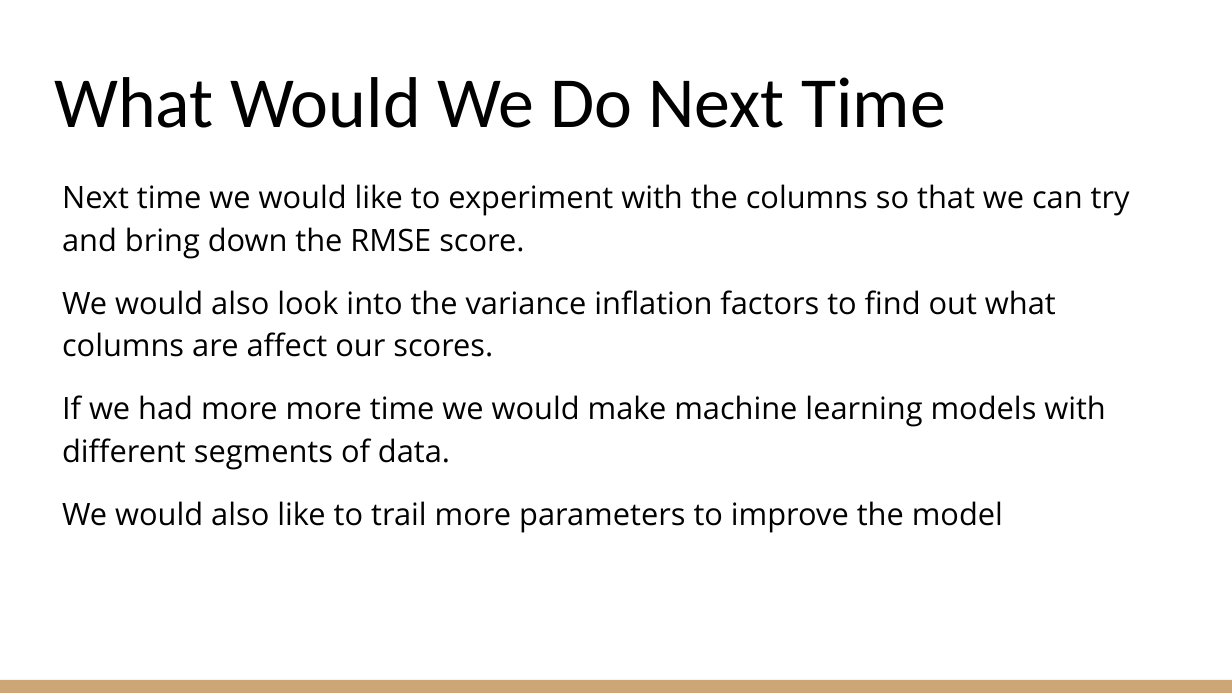
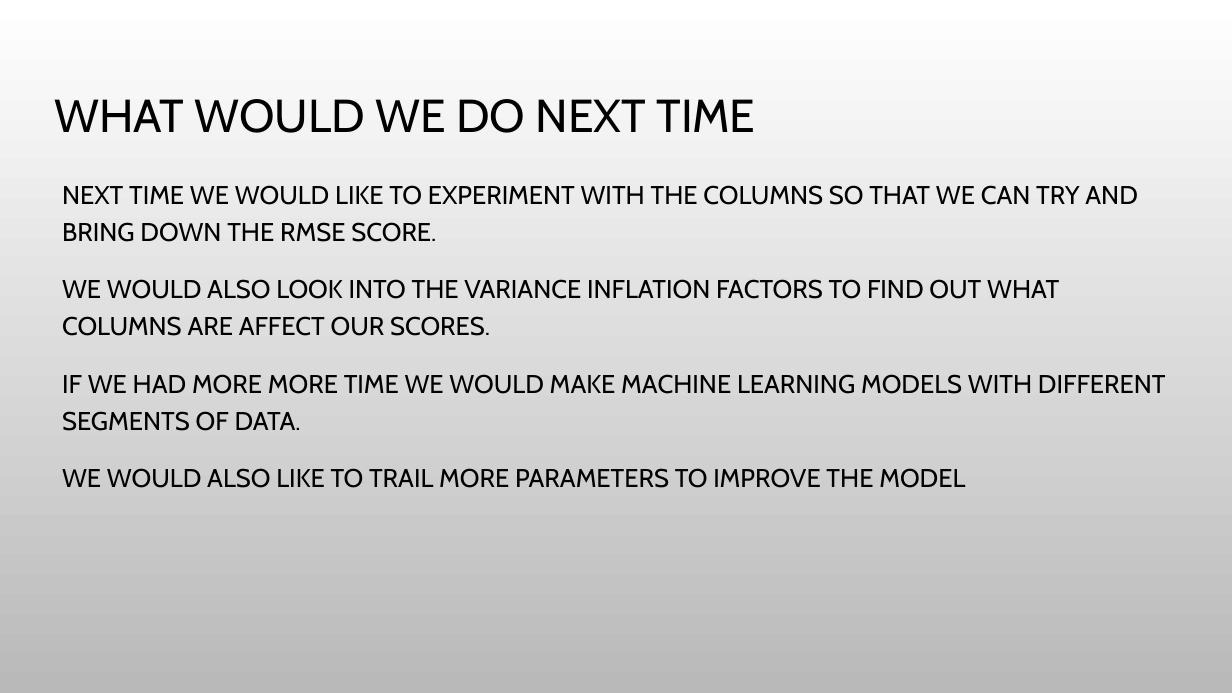
Before and after one commit to bradsmart1998/Project_4_Real_Estate_Regression, a slide deck: slide 13 of Project 4 - Perth House Prices.pptx. Drawn at 1232x693 pixels with LibreOffice and Linux fonts; fonts in the diff are those of the drawing; background and template pictures are left out. Boxes give left, top, right and bottom in pixels: in the first picture for what was removed or moved away, otherwise in the second. Text is boxed around its words. In the diff, an @@ line names an element or a change of style, - is before the commit and + after.

```diff
--- a/Project 4 - Perth House Prices.pptx
+++ b/Project 4 - Perth House Prices.pptx
@@ background #FFFFFF to picture (left out) @@
@@ title at (54,99,755,133): text changed; size 42 to 27 pt; font Calibri to Cabin @@
-What Would We Do Next Time
+WHAT WOULD WE DO NEXT TIME
@@ text at (62,185,1166,488): text changed; size 18 to 15 pt; font Open Sans to Cabin @@
-Next time we would like to experiment with the columns so that we can try and bring down the RMSE score.
-We would also look into the variance inflation factors to find out what columns are affect our scores.
-If we had more more time we would make machine learning models with different segments of data.
-We would also like to trail more parameters to improve the model
+NEXT TIME WE WOULD LIKE TO EXPERIMENT WITH THE COLUMNS SO THAT WE CAN TRY AND BRING DOWN THE RMSE SCORE.
+WE WOULD ALSO LOOK INTO THE VARIANCE INFLATION FACTORS TO FIND OUT WHAT COLUMNS ARE AFFECT OUR SCORES.
+IF WE HAD MORE MORE TIME WE WOULD MAKE MACHINE LEARNING MODELS WITH DIFFERENT SEGMENTS OF DATA.
+WE WOULD ALSO LIKE TO TRAIL MORE PARAMETERS TO IMPROVE THE MODEL
@@ rectangle removed at (0,680,1232,693) @@
```
Also in this commit, not shown: 12 other slides changed.
